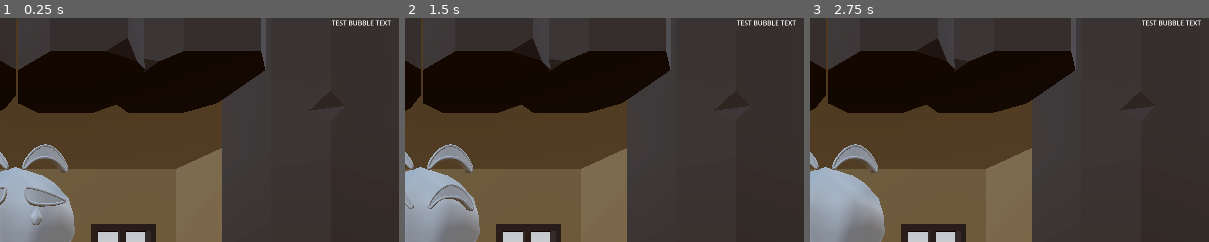
Above: before the commit, frames 1-3 (left to right).
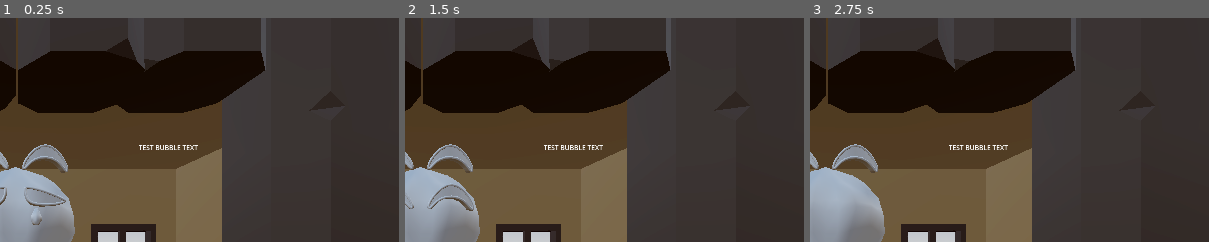
Above: after the commit, the same moments.

Repository: Xzaver/Bausparvertrag-GGJam-2026
Game: Godot game, scene res://game/game.tscn
The game is run twice, just before and just after one commit, with the same random seed, the same clock (stepped at 60 frames per second) and the same inputs.
Inputs:
- Up to frame 1 (0.25 s): no input
- Up to frame 2 (1.5 s): click "EYES SAD #FFFFFF" at 0.5 s; click "EYES HAPPY #FFFFFF" at 1.25 s
- Up to frame 3 (2.75 s): click "EYES ANGRY #FFFFFF" at 2 s
The pictures show only the part of the screen within x 48-98%, y 0-50%; the shares and areas given below are measured in that part.

The runs differ from the first frame. In frame 1, 0.4% of the frame differs, in the area x 34-98%, y 0-59%; in frame 2, 0.4%; in frame 3, 0.4%.

Commit message:
moved text bubble

Diff:
--- a/game/UI_FrontEnd/ui_front_end_node.tscn
+++ b/game/UI_FrontEnd/ui_front_end_node.tscn
@@ -28,12 +28,15 @@
 debug_mesh_container = NodePath("Node3D/MeshContainer")
 
 [node name="TextBubble" type="MarginContainer" parent="." unique_id=1697689572]
+custom_minimum_size = Vector2(17.16, 0)
 layout_mode = 1
 anchors_preset = 1
 anchor_left = 1.0
 anchor_right = 1.0
-offset_left = -40.0
-offset_bottom = 40.0
+offset_left = -664.0
+offset_top = 300.0
+offset_right = -305.0
+offset_bottom = 592.0
 grow_horizontal = 0
 
 [node name="RichTextLabel" type="RichTextLabel" parent="TextBubble" unique_id=1598354524]
Not shown: 1 places in game/UI_FrontEnd/ui_front_end_node.tscn that only renumber resources
